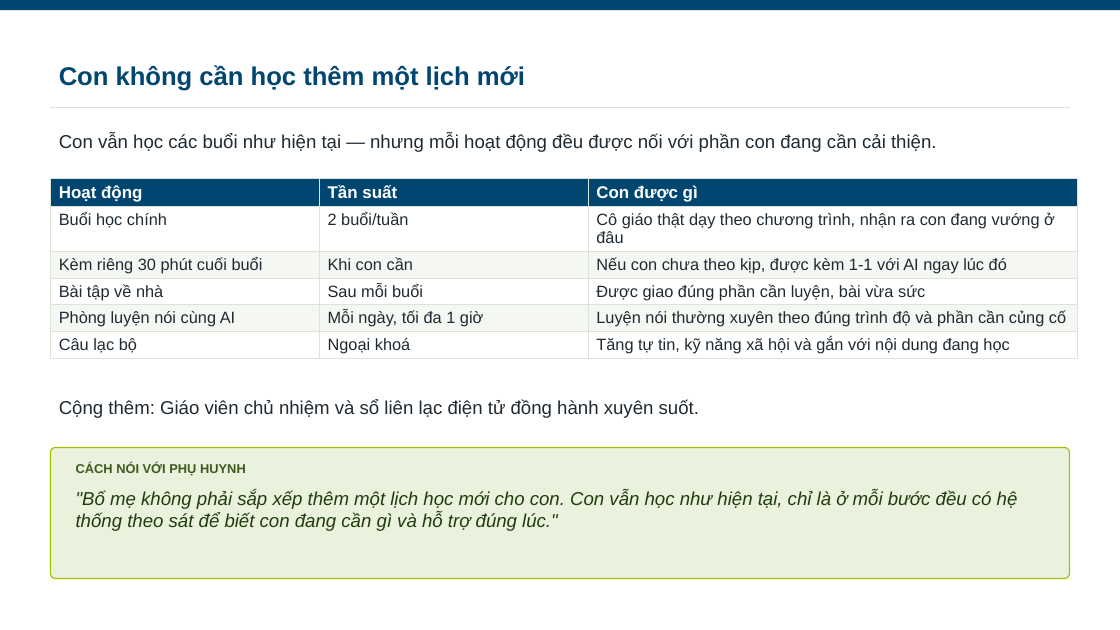
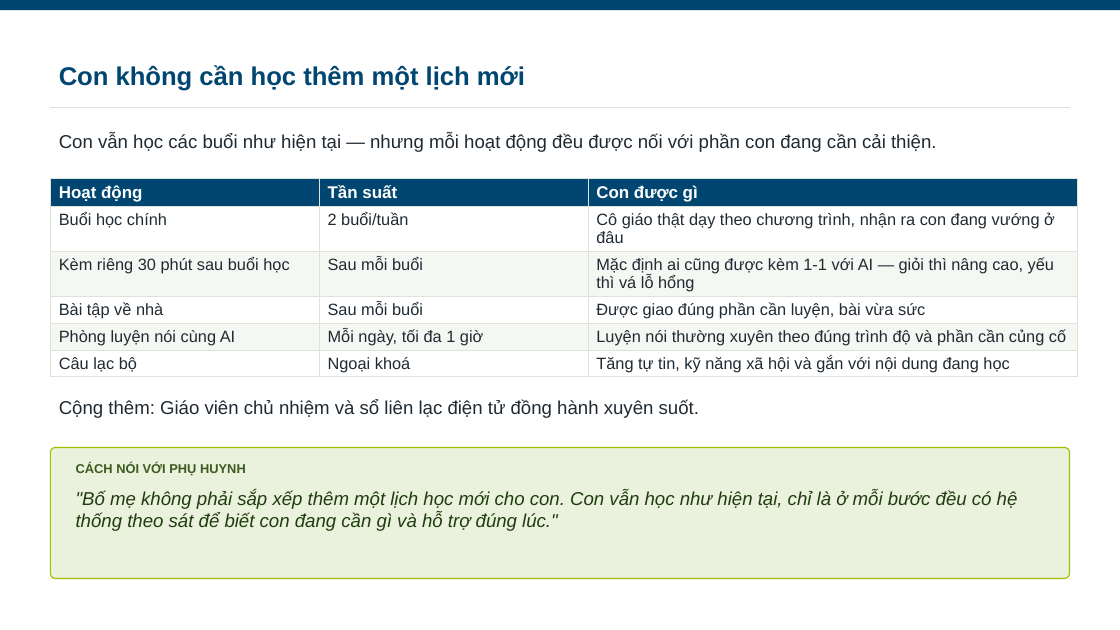
Before and after one commit to landangedupia/edupia-product, a slide deck: slide 19 of 03_product/concepts/AI-Class-Plus-concept-1.2-slide-deck-ban-hang-2026-09-04-final.pptx. Drawn at 1120x630 pixels with LibreOffice and Linux fonts; fonts in the diff are those of the drawing. Boxes give left, top, right and bottom in pixels: in the first picture for what was removed or moved away, otherwise in the second. Text is boxed around its words. In the diff, an @@ line names an element or a change of style, - is before the commit and + after.

```diff
--- a/03_product/concepts/AI-Class-Plus-concept-1.2-slide-deck-ban-hang-2026-09-04-final.pptx
+++ b/03_product/concepts/AI-Class-Plus-concept-1.2-slide-deck-ban-hang-2026-09-04-final.pptx
@@ table at box(50, 179, 1078, 455) @@
-row 3: Kèm riêng 30 phút cuối buổi | Khi con cần | Nếu con chưa theo kịp, được kèm 1-1 với AI ngay lúc đó
+row 3: Kèm riêng 30 phút sau buổi học | Sau mỗi buổi | Mặc định ai cũng được kèm 1-1 với AI — giỏi thì nâng cao, yếu thì vá lỗ hổng
```
Also in this commit, not shown: 1 other slide changed, 6 other files.
